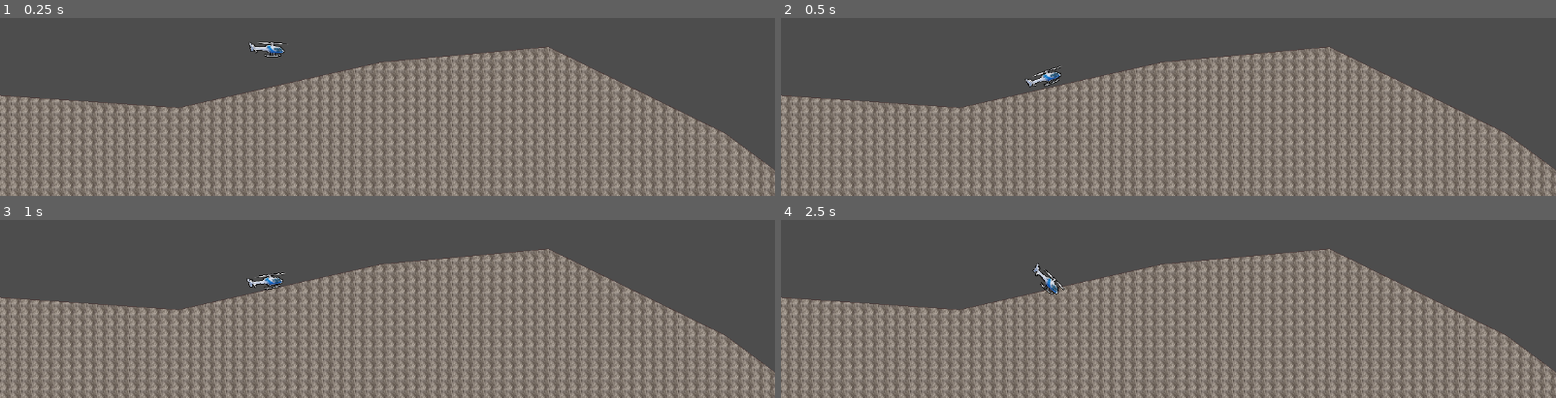
Above: before the commit, frames 1-4 (two rows, left to right).
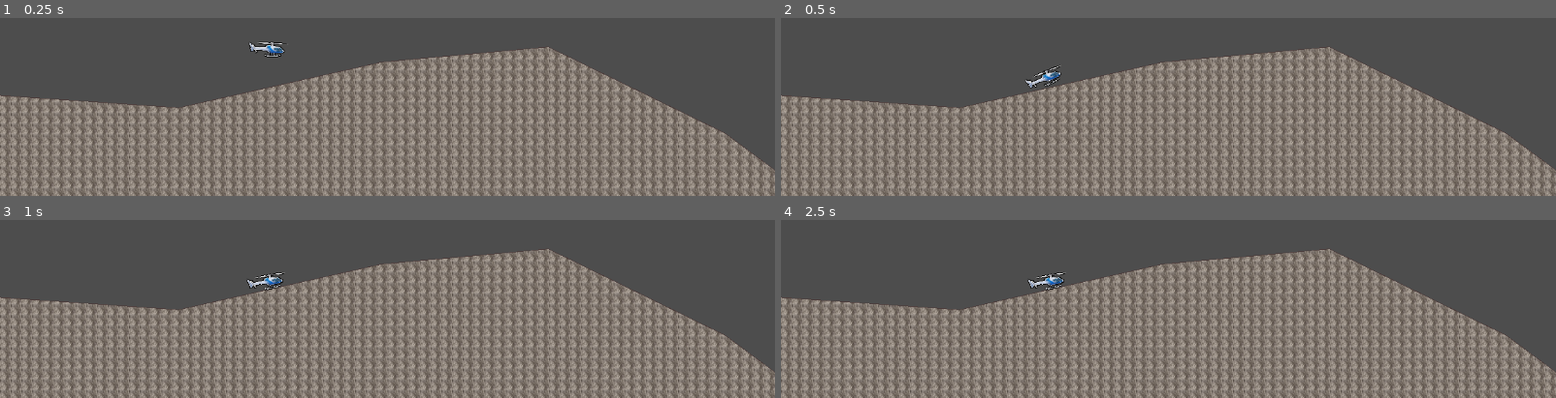
Above: after the commit, the same moments.

Repository: crispyBrownWork/fathelicopter
Game: Godot game, scene res://world_environment.tscn
Same seed, same stepped clock (60 frames per second), same inputs: the game is played once before the commit and once after it.
Inputs (mouse positions are in pixels of both pictures, inside the frame that each line leads up to):
- Up to frame 1 (0.25 s): no input
- Up to frame 2 (0.5 s): no input
- Up to frame 3 (1 s): tap Enter at 0.5 s; move the mouse to (outside the picture) at 0.52 s; hold Right (ui_right) from 0.53 s (still down); hold Alt from 0.53 s (still down); click (outside the picture) at 0.67 s; tap Space at 0.77 s
- Up to frame 4 (2.5 s): release Right (ui_right) at 1.25 s; release Alt at 1.25 s; tap Space at 1.25 s; drag from (outside the picture) to (1129, 268) at 1.27 s; move the mouse to (outside the picture) at 2.02 s; hold Right (ui_right) from 2.03 s (still down); hold Ctrl from 2.03 s (still down)

Frame 1 is identical in both runs. In frame 2, 0.2% of the frame differs, in the area x 31-37%, y 26-40%; in frame 3, 0.1%; in frame 4, 0.4%, in the area x 31-37%, y 24-42%.

Commit message:
first working controller

Diff:
--- a/RigidBody2D.gd
+++ b/RigidBody2D.gd
@@ -1,23 +1,35 @@
 extends RigidBody2D
 
 
-# Speed of rotation when the player presses keys
-@export var rotation_speed: float = 100.0
-# Speed of rotation to return to upright position
-@export var return_speed: float = 200.0
+@export var torque_strength: float = 2000.0  # Strength of the rotational force
+@export var return_torque: float = 1000.0  # Torque strength to return to upright position
+@export var max_rotation_degrees: float = 180.0  # Maximum rotation limit
+@export var force_strength: float = 500.0 # Strength of the force applied
 
 func _process(delta: float) -> void:
-	# Get input for rotation
-	if Input.is_action_pressed("ui_left"):  # 'A' is bound to ui_left by default
-		rotation_degrees -= rotation_speed * delta
-	elif Input.is_action_pressed("ui_right"):  # 'D' is bound to ui_right by default
-		rotation_degrees += rotation_speed * delta
+	# Apply torque based on input
+	if Input.is_action_pressed("ui_left"):  # Rotate left
+		apply_torque_impulse(-torque_strength * delta)
+	elif Input.is_action_pressed("ui_right"):  # Rotate right
+		apply_torque_impulse(torque_strength * delta)
 	else:
-		# Return to upright position (90 degrees)
+		# Return to upright position
 		if rotation_degrees > 0:
-			rotation_degrees -= return_speed * delta
+			apply_torque_impulse(-return_torque * delta)
 		elif rotation_degrees < 0:
-			rotation_degrees += return_speed * delta
+			apply_torque_impulse(return_torque * delta)
 
-	# Clamp the rotation between 0 and 180 degrees
-	rotation_degrees = clamp(rotation_degrees, -90, 90)
+	## Apply upward force
+	if Input.is_action_pressed("ui_up"):
+		# Calculate the upward direction relative to the rotation
+		var upward_direction = Vector2.UP.rotated(rotation)
+		# Apply the force in the upward direction
+		apply_central_force(upward_direction * force_strength)
+
+	# Clamp the rotation to stay within 0 and 180 degrees
+	#if rotation_degrees < 0.0:
+		#rotation_degrees = 0.0
+		#angular_velocity = 0.0  # Stop excessive torque at the boundary
+	#elif rotation_degrees > max_rotation_degrees:
+		#rotation_degrees = max_rotation_degrees
+		#angular_velocity = 0.0
